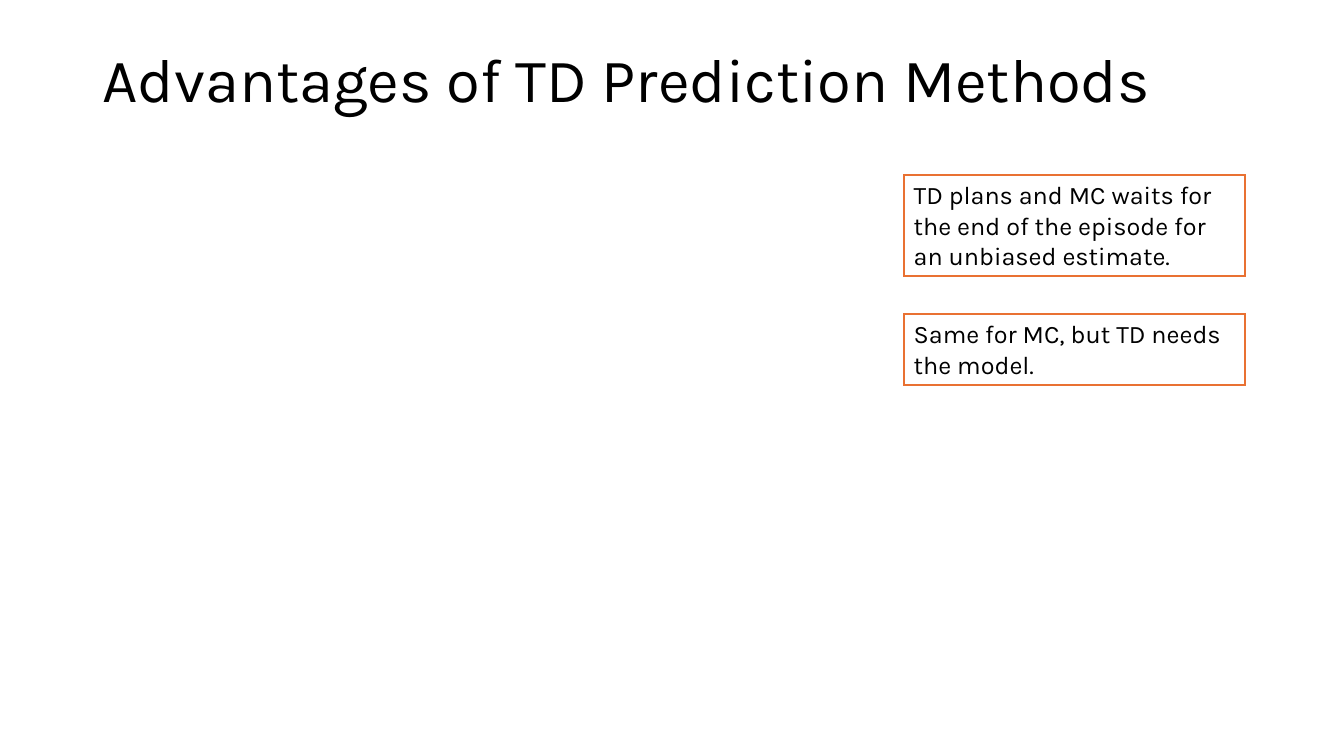
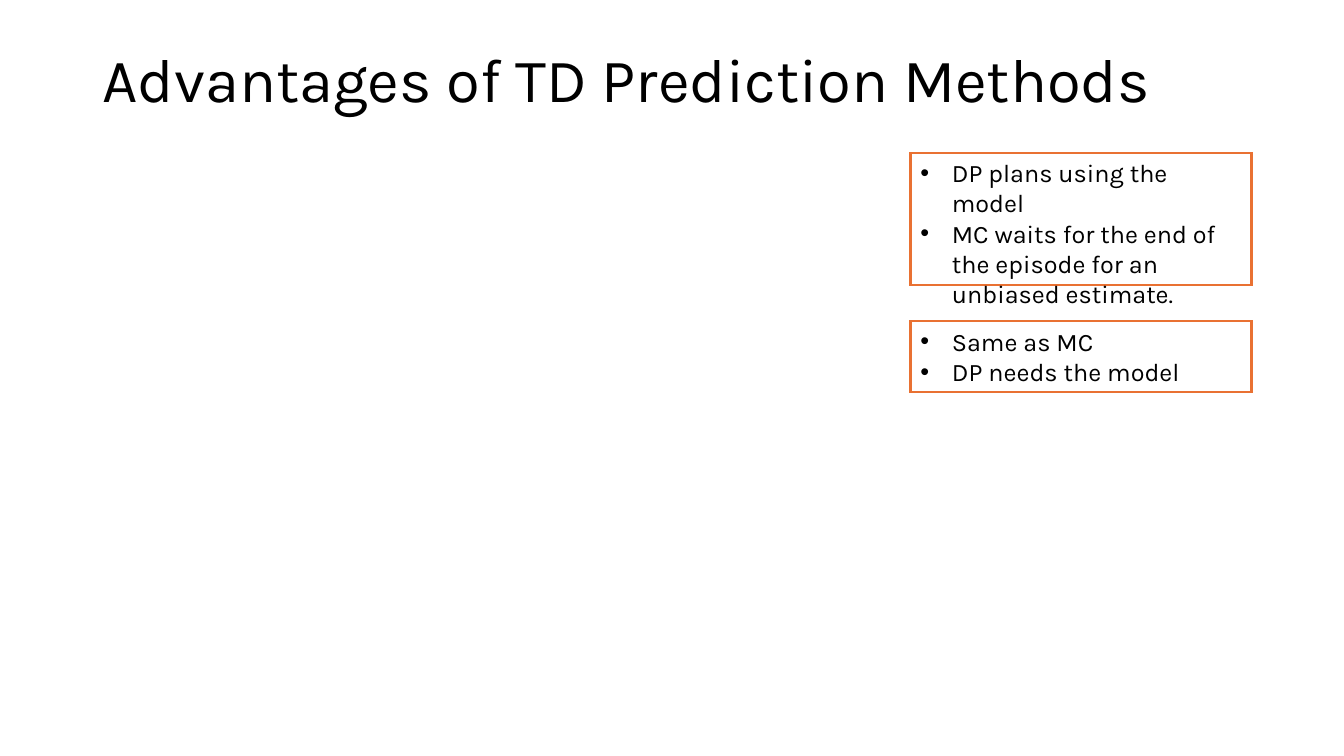
Before and after one commit to mhahsler/Introduction_to_Reinforcement_Learning, a slide deck: slide 10 of slides/Lecture_Chapter06.pptx. Drawn at 1344x756 pixels with LibreOffice and Linux fonts; fonts in the diff are those of the drawing; grey boxes stand for pictures. Boxes give left, top, right and bottom in pixels: in the first picture for what was removed or moved away, otherwise in the second. Text is boxed around its words. In the diff, an @@ line names an element or a change of style, - is before the commit and + after.

```diff
--- a/slides/Lecture_Chapter06.pptx
+++ b/slides/Lecture_Chapter06.pptx
@@ rectangle "DP plans using the model": place and size @@
-rectangle "DP plans using the model" at (904, 174, 1245, 276)
+rectangle "DP plans using the model" at (910, 152, 1251, 284)
@@ text in rectangle at (952, 164, 1215, 304): text changed @@
-TD plans and MC waits for the end of the episode for an unbiased estimate.
+• DP plans using the model
+• MC waits for the end of the episode for an unbiased estimate.
@@ rectangle "Same as MC": place and size @@
-rectangle "Same as MC" at (904, 314, 1245, 385)
+rectangle "Same as MC" at (910, 322, 1251, 393)
@@ text in rectangle at (952, 335, 1179, 382): text changed @@
-Same for MC, but TD needs the model.
+• Same as MC
+• DP needs the model
```
Also in this commit, not shown: 7 other slides changed, 1 other file.
